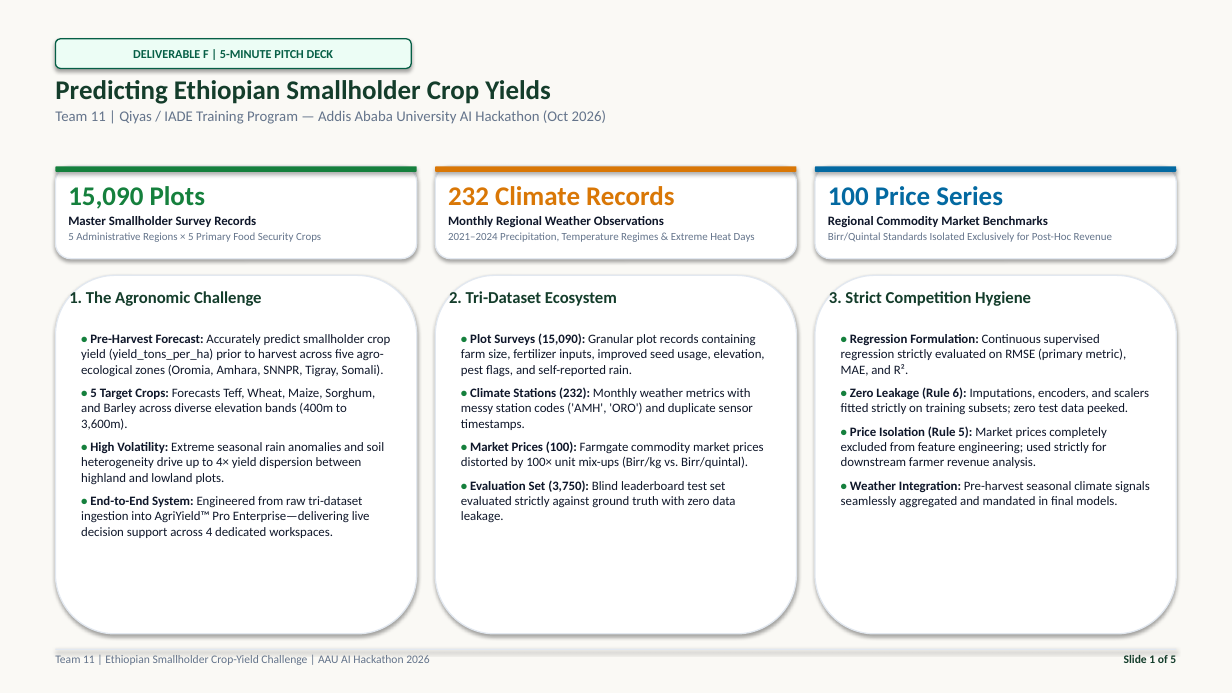
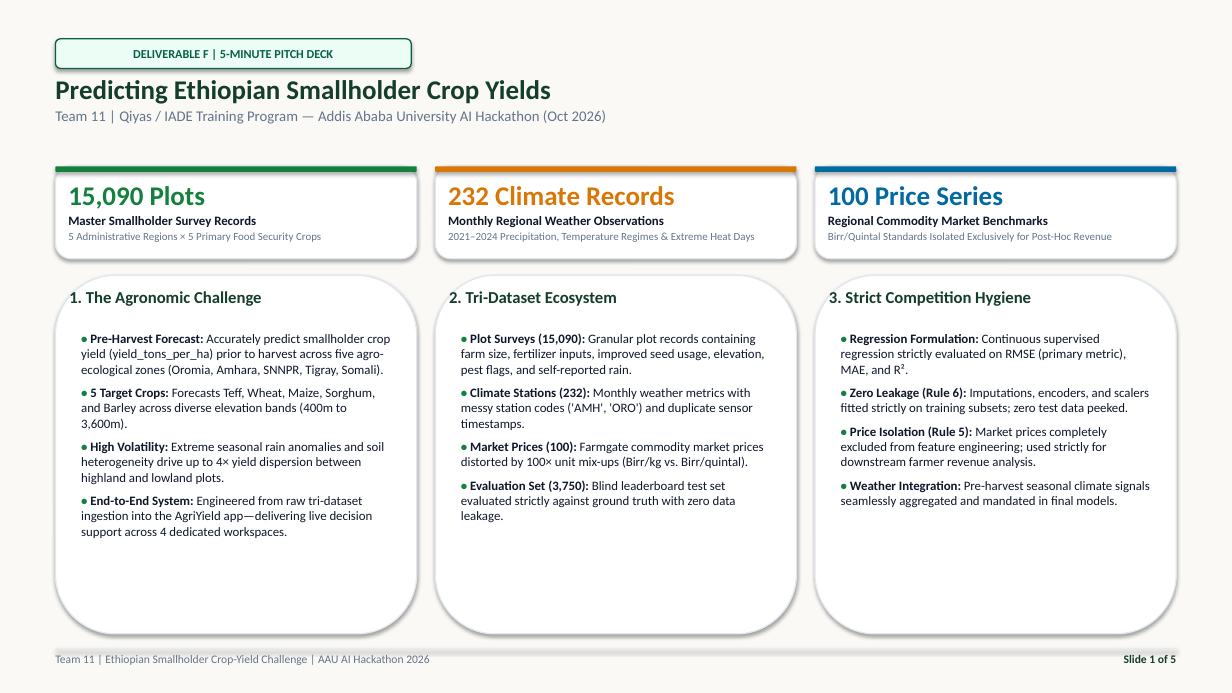
Before and after one commit to seudsahm2/team_11, a slide deck: slide 1 of presentation/team_11_slides.pptx. Drawn at 1232x693 pixels with LibreOffice and Linux fonts; fonts in the diff are those of the drawing. Boxes give left, top, right and bottom in pixels: in the first picture for what was removed or moved away, otherwise in the second. Text is boxed around its words. In the diff, an @@ line names an element or a change of style, - is before the commit and + after.

```diff
--- a/presentation/team_11_slides.pptx
+++ b/presentation/team_11_slides.pptx
@@ text at (81, 496, 373, 538): text changed @@
-• End-to-End System: Engineered from raw tri-dataset ingestion into AgriYield™ Pro Enterprise—delivering live decision support across 4 dedicated workspaces.
+• End-to-End System: Engineered from raw tri-dataset ingestion into the AgriYield app—delivering live decision support across 4 dedicated workspaces.
```
Also in this commit, not shown: 2 other slides changed, 10 other files.
